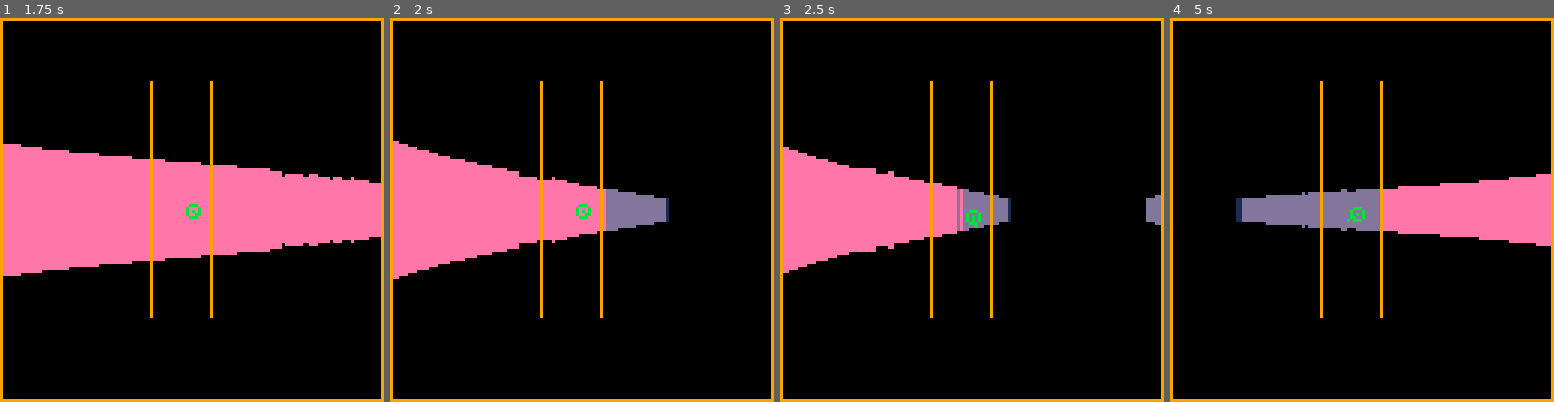
Above: before the commit, frames 1-4 (left to right).
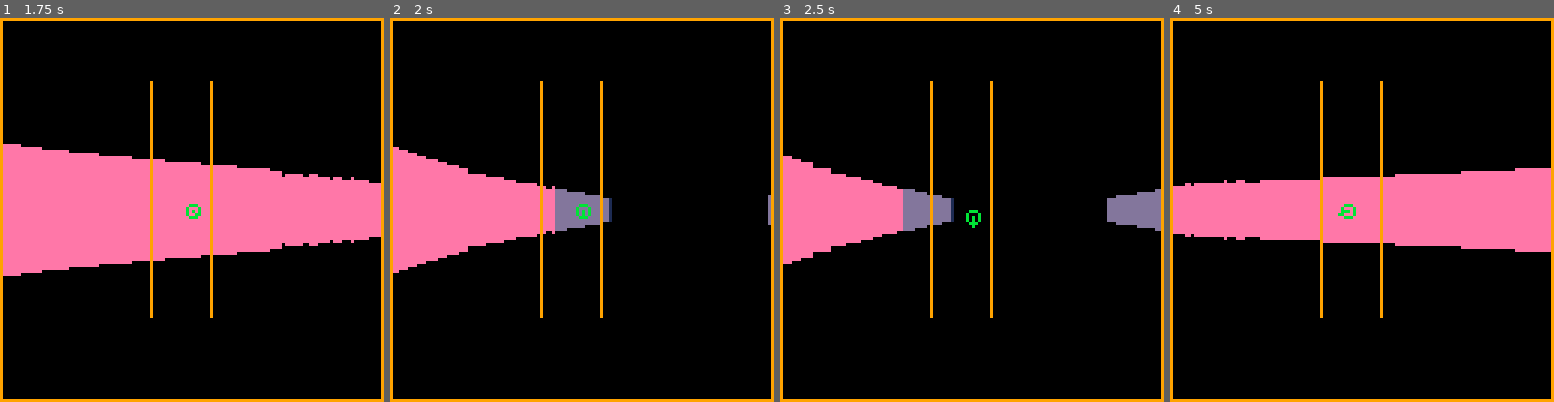
Above: after the commit, the same moments.

Repository: phearbot/pico8-raycasting
Game: PICO-8 cartridge dom.p8
Same seed, same stepped clock (60 frames per second), same inputs: the game is played once before the commit and once after it.
Inputs:
- Up to frame 1 (1.75 s): hold Right from 1.6 s (still down)
- Up to frame 2 (2 s): keep holding Right
- Up to frame 3 (2.5 s): release Right at 2.1 s; hold Up 2.15-2.42 s; hold Right from 2.47 s (still down)
- Up to frame 4 (5 s): release Right at 3.03 s; hold Left 3.08-3.58 s; hold Down 3.63-3.97 s; hold Right 4.02-4.68 s; hold Up from 4.73 s (still down)

Frame 1 is identical in both runs. In frame 2, 4.7% of the frame differs, in the area x 0-100%, y 32-68%; in frame 3, 5.5%; in frame 4, 10%, in the area x 0-100%, y 39-61%.

Commit message:
Reduced Ray Length, know what bug is
The bug has something to do with the way the flooring/collision detection is working in my cast_single_ray function. The walls are jagged because the collisions aren't hitting the right faces, the intervals you can see are actually 1 grid unit wide.

Diff:
--- a/dom.p8
+++ b/dom.p8
@@ -132,7 +132,7 @@
 end
 
 function cast_single_ray(ray_ang, column)
- local ray_len = 60
+ local ray_len = 30
 	--local ray_ang = player.z -- this will change
  diff_x = ray_len * cos(ray_ang)
  diff_y = ray_len * sin(ray_ang)
